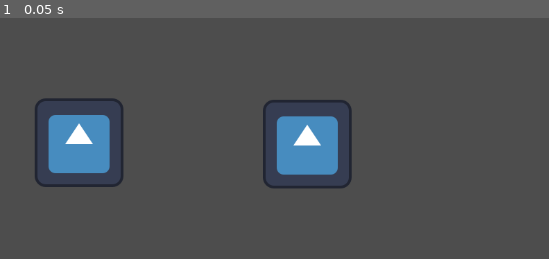
Above: before the commit, frame 1.
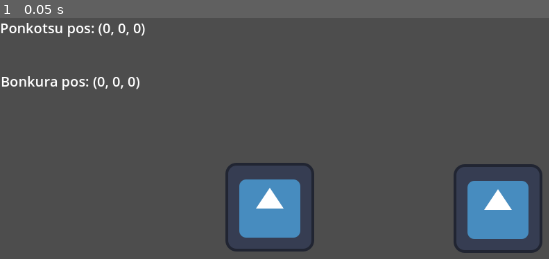
Above: after the commit, the same moment.

Repository: Vaati3/PonkotsuAndBonkura
Game: Godot game, scene res://Levels/TestLevel.tscn
Two runs of this game, one before a commit and one after it. Both use one fixed random seed, a clock stepped at 60 frames per second and the inputs below. This scene is started directly instead of the project's main scene. The engine's default icon, where the game draws it, is replaced by a stand-in: a white triangle on a blue panel in a dark square.
Inputs:
- Up to frame 1 (0.05 s): no input

The runs differ from the first frame. In frame 1, 15% of the frame differs, in the area x 0-99%, y 2-98%.
Error before the commit: Invalid access to property or key 'isPonkotsu' on a base object of type 'Dictionary'. (res://Levels/TestLevel.gd:4)
Error after the commit: Invalid access to property or key 'isPonkotsu' on a base object of type 'Dictionary'. (res://Levels/TestLevel.gd:5)

Commit message:
update player visiblity

Diff:
--- a/Characters/Scripts/BaseCharacter.gd
+++ b/Characters/Scripts/BaseCharacter.gd
@@ -1,16 +1,32 @@
 extends Node2D
 class_name BaseCharacter
 
-var postion3D:Vector3
+var gridSize:int = 50
+
+var otherRef:BaseCharacter
+
+var postion3D:Vector3 = Vector3.ZERO
 var controllerId:int
 
 var speed:float = 100
 
-func Possess(playerId:int):
+func Possess(playerId:int, other:BaseCharacter):
 	controllerId = playerId
+	otherRef = other
+	UpdateVisibility()
 
 @rpc("any_peer", "call_local")
 func UpdatePosition(direction:Vector3):
 	postion3D += direction
-	position.x = postion3D.x
-	position.y = postion3D.z
+	UpdateVisibility()
+
+func UpdateVisibility():
+	if GameManager.player.id != controllerId:
+		return
+	if CanSee(otherRef.postion3D):
+		otherRef.visible = true
+	else:
+		otherRef.visible = false
+
+func CanSee(position:Vector3) -> bool:
+	return false
--- a/Characters/Scripts/Bonkura.gd
+++ b/Characters/Scripts/Bonkura.gd
@@ -1,5 +1,8 @@
 extends BaseCharacter
 class_name Bonkura
+
+var isOnXAxis:bool = true
+var gravity:float = 9.8
 
 func _physics_process(delta):
 	if GameManager.player.id == controllerId:
@@ -9,7 +12,19 @@
 		if Input.is_action_pressed("move_left"):
 			direction.x -= speed * delta
 		if Input.is_action_pressed("move_down"):
-			direction.z += speed * delta
+			direction.y += speed * delta
 		if Input.is_action_pressed("move_up"):
-			direction.z -= speed * delta
+			direction.y -= speed * delta
 		UpdatePosition.rpc(direction)
+
+func UpdatePosition(direction:Vector3):
+	super(direction)
+	position.x = postion3D.x
+	position.y = postion3D.y
+
+func CanSee(pos:Vector3) -> bool:
+	var xGrid = floor(postion3D.x / gridSize)
+
+	if pos.x >= xGrid * gridSize and pos.x <= xGrid * gridSize + gridSize:
+		return true
+	return false
--- a/Characters/Scripts/Ponkotsu.gd
+++ b/Characters/Scripts/Ponkotsu.gd
@@ -13,3 +13,15 @@
 		if Input.is_action_pressed("move_up"):
 			direction.z -= speed * delta
 		UpdatePosition.rpc(direction)
+
+func UpdatePosition(direction:Vector3):
+	super(direction)
+	position.x = postion3D.x
+	position.y = postion3D.z
+
+func CanSee(pos:Vector3) -> bool:
+	var yGrid = floor(postion3D.y / gridSize)
+
+	if pos.y >= yGrid * gridSize and pos.y <= yGrid * gridSize + gridSize:
+		return true
+	return false
--- a/GlobalScripts/MultiplayerController.gd
+++ b/GlobalScripts/MultiplayerController.gd
@@ -41,8 +41,6 @@
 		UpdatePlayers.rpc_id(player.id, GameManager.player)
 	else:
 		GameManager.player.isPonkotsu = not player.isPonkotsu
-		print(GameManager.player)
-		print(GameManager.otherPlayer)
 
 func Host():
 	if peer.create_server(port, 2) != OK:
--- a/Levels/TestLevel.gd
+++ b/Levels/TestLevel.gd
@@ -1,9 +1,14 @@
 extends Node2D
 
 func _ready():
+	print($Ponkotsu)
 	if GameManager.player.isPonkotsu:
-		$Ponkotsu.Possess(GameManager.player.id)
-		$Bonkura.Possess(GameManager.otherPlayer.id)
+		$Ponkotsu.Possess(GameManager.player.id, $Bonkura)
+		$Bonkura.Possess(GameManager.otherPlayer.id, $Ponkotsu)
 	else:
-		$Bonkura.Possess(GameManager.player.id)
-		$Ponkotsu.Possess(GameManager.otherPlayer.id)
+		$Bonkura.Possess(GameManager.player.id, $Ponkotsu)
+		$Ponkotsu.Possess(GameManager.otherPlayer.id, $Bonkura)
+
+func _process(delta):
+	$PonkotsuPosDebug.text = "Ponkotsu pos: " + str($Ponkotsu.postion3D)
+	$BonkuraPosDebug.text = "Bonkura pos: " + str($Bonkura.postion3D)
--- a/Levels/TestLevel.tscn
+++ b/Levels/TestLevel.tscn
@@ -7,8 +7,20 @@
 [node name="TestLevel" type="Node2D"]
 script = ExtResource("1_0kaob")
 
+[node name="Ponkotsu" parent="." instance=ExtResource("2_2027r")]
+position = Vector2(718, 275)
+
 [node name="Bonkura" parent="." instance=ExtResource("1_4pne6")]
-position = Vector2(114, 180)
+position = Vector2(389, 273)
 
-[node name="Ponkotsu" parent="." instance=ExtResource("2_2027r")]
-position = Vector2(443, 182)
+[node name="PonkotsuPosDebug" type="Label" parent="."]
+offset_right = 372.0
+offset_bottom = 57.0
+theme_override_font_sizes/font_size = 20
+
+[node name="BonkuraPosDebug" type="Label" parent="."]
+offset_left = 1.0
+offset_top = 77.0
+offset_right = 371.0
+offset_bottom = 134.0
+theme_override_font_sizes/font_size = 20
